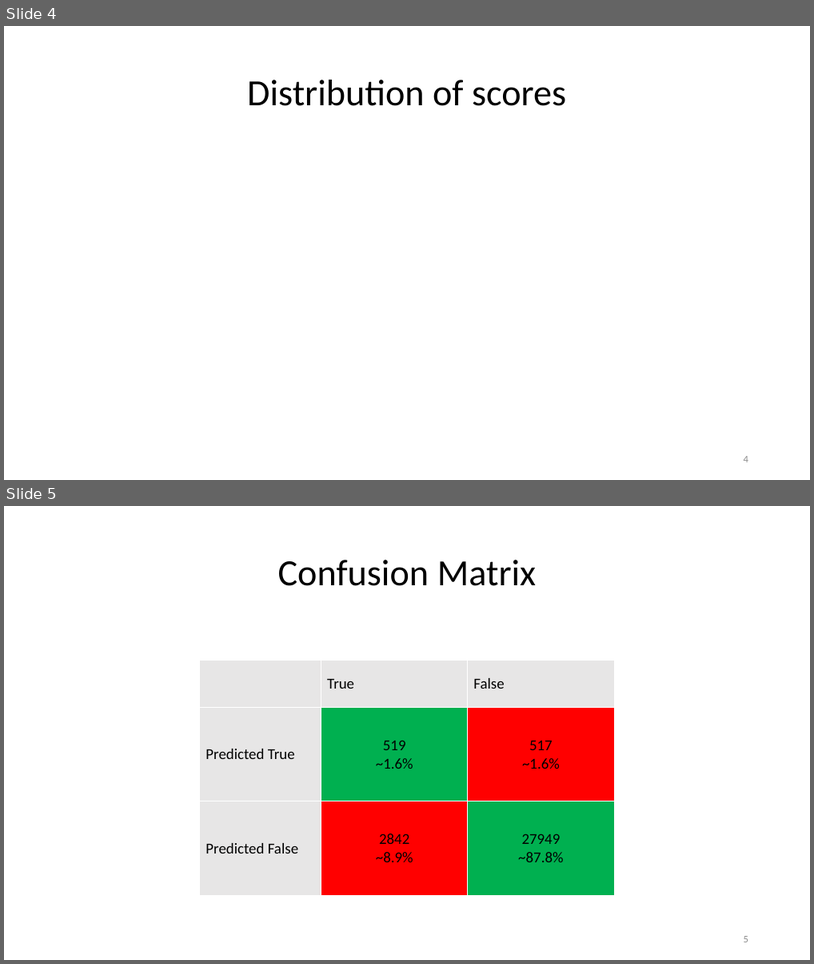
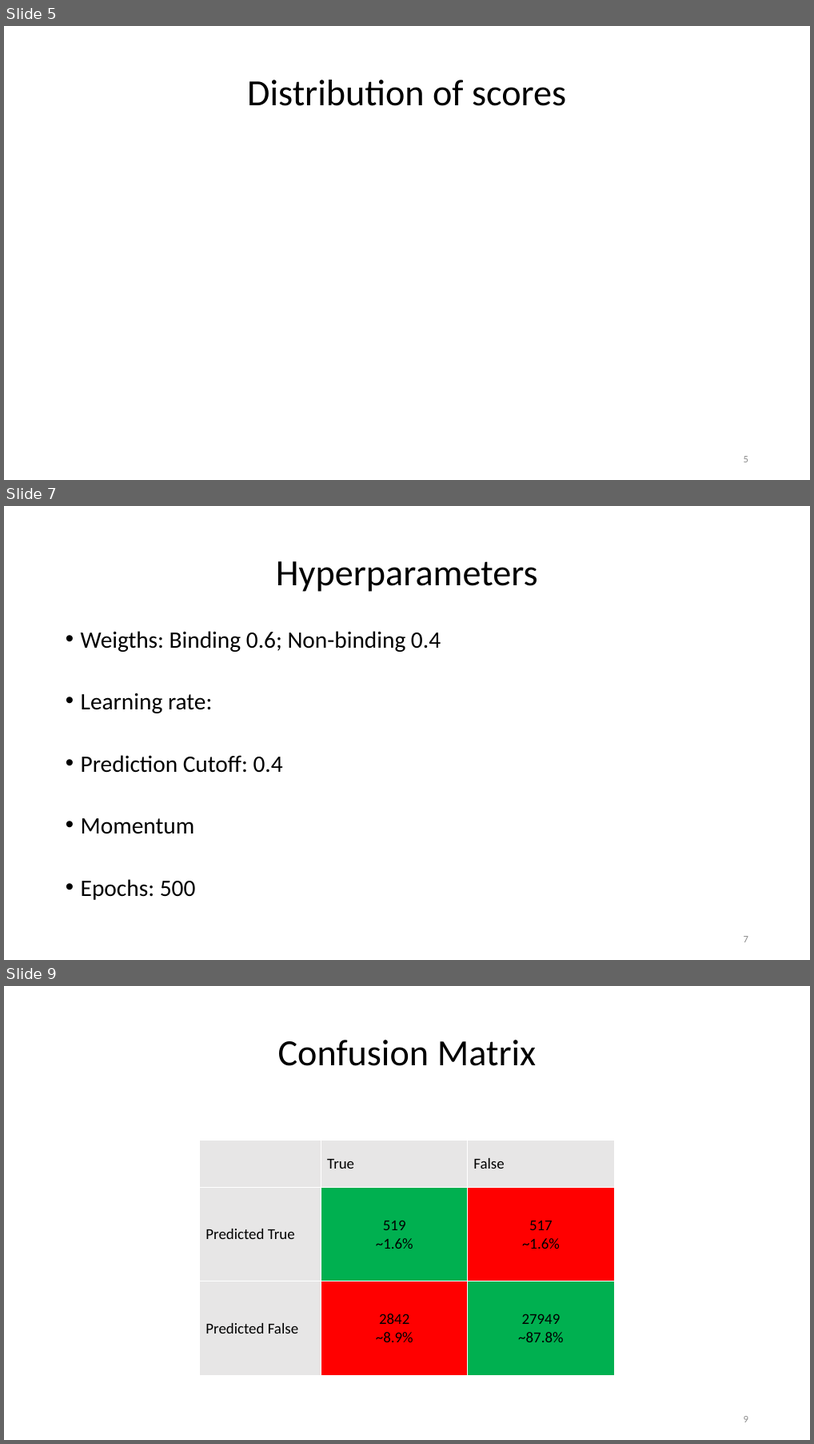
Before and after one commit to paulhager/ProteinPrediction1, a slide deck: BLOSUM_scorescompared to single SNAP scores.pptx. Shown one above the other, each under a label of ours: slides 4 and 5 before the commit, slides 5, 7 and 9 after it; the slides between them are not shown. The pictures are 814x964 and 814x1444 pixels, drawn with LibreOffice and Linux fonts; fonts in the diff are those of the drawing; background and template pictures are left out. Boxes give left, top, right and bottom in pixels: in the first picture for what was removed or moved away, otherwise in the second. Text is boxed around its words. In the diff, an @@ line names an element or a change of style, - is before the commit and + after.

```diff
--- a/BLOSUM_scorescompared to single SNAP scores.pptx
+++ b/BLOSUM_scorescompared to single SNAP scores.pptx
@@ slide 7 added at [4,506,810,960], background #FFFFFF @@
@@ title added at [276,561,538,592], 44 pt, text #000000 @@
+Hyperparameters
@@ text added at [81,631,441,900], 28 pt, text #000000 @@
+• Weigths: Binding 0.6; Non-binding 0.4
+• Learning rate:
+• Prediction Cutoff: 0.4
+• Momentum
+• Epochs: 500
@@ page number added at [744,936,749,942], 12 pt, text #8C8C8C @@
+7
@@ what was slide 4 is now slide 5 @@
@@ page number at [744,456,749,462]: text changed @@
-4
+5
@@ what was slide 5 is now slide 9 @@
```
Also in this commit, not shown: 1 slide changed, 5 other slides added, 1 slide removed.
